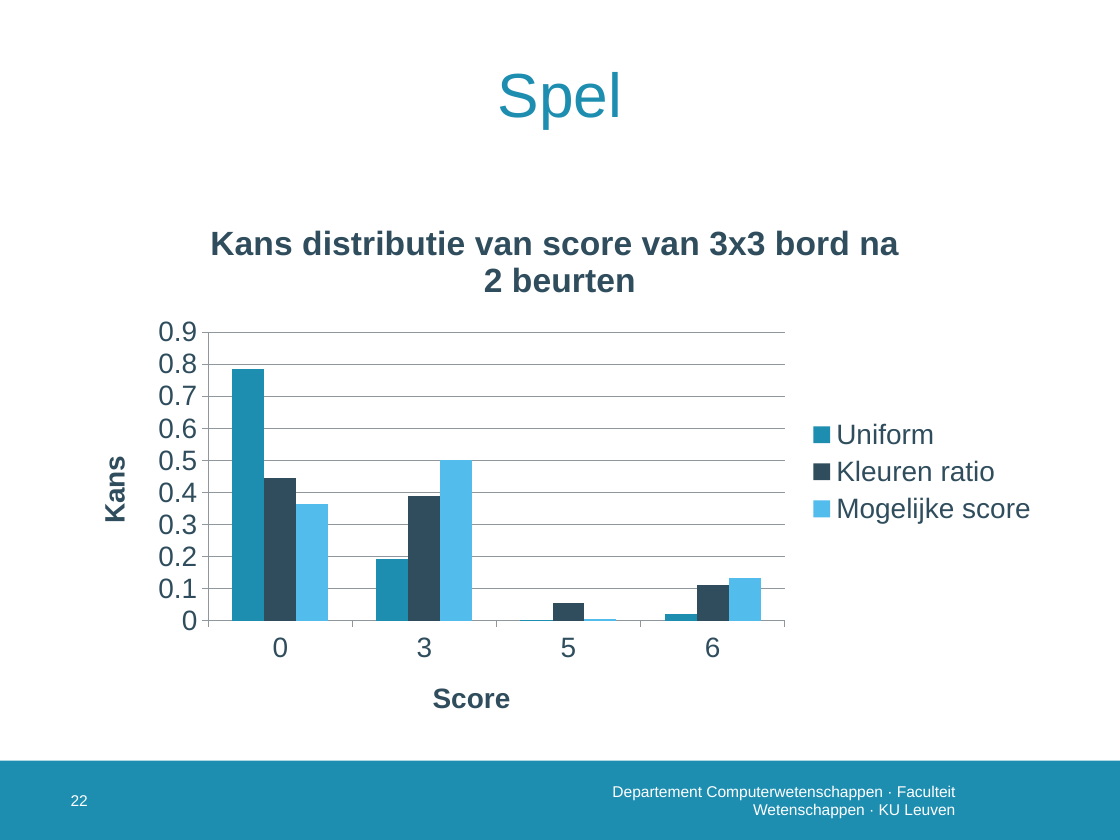
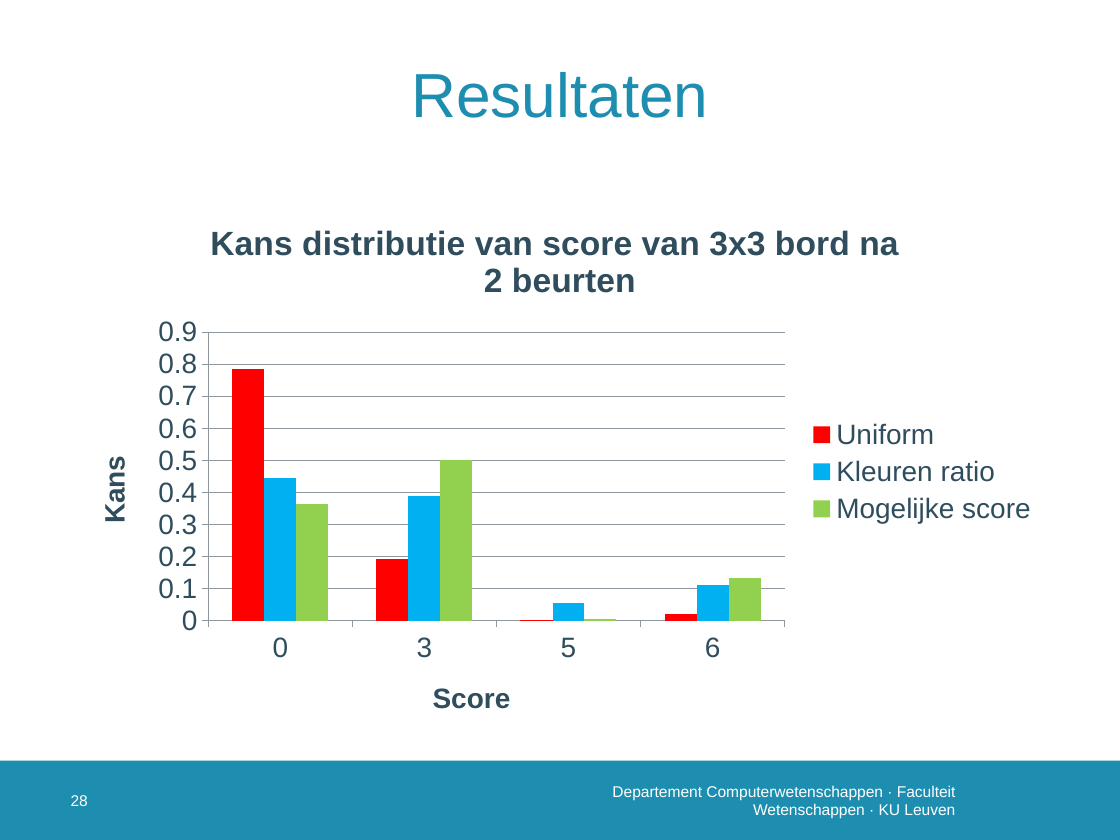
Before and after one commit to susverwimp/T208-Probabilistic-Programming-A-Case-Study, a slide deck: slide 29 of thesis/presentations/2 second/secondv2.pptx (slide 23 before the commit). Drawn at 1120x840 pixels with LibreOffice and Linux fonts; fonts in the diff are those of the drawing; background and template pictures are left out. Boxes give left, top, right and bottom in pixels: in the first picture for what was removed or moved away, otherwise in the second. Text is boxed around its words. In the diff, an @@ line names an element or a change of style, - is before the commit and + after.

```diff
--- a/thesis/presentations/2 second/secondv2.pptx
+++ b/thesis/presentations/2 second/secondv2.pptx
@@ title at bbox=[411, 72, 708, 118]: text changed @@
-Spel
+Resultaten
@@ column chart at bbox=[71, 203, 1049, 740] @@
@@ colour of Uniform #1D8DB0 to #FF0000 @@
@@ colour of Kleuren ratio #2F4D5D to #00B0F0 @@
@@ colour of Mogelijke score #52BDEC to #92D050 @@
@@ page number at bbox=[71, 795, 88, 806]: text changed @@
-22
+28
```
Also in this commit, not shown: 8 other slides changed, 4 slides added, 2 slides removed.
